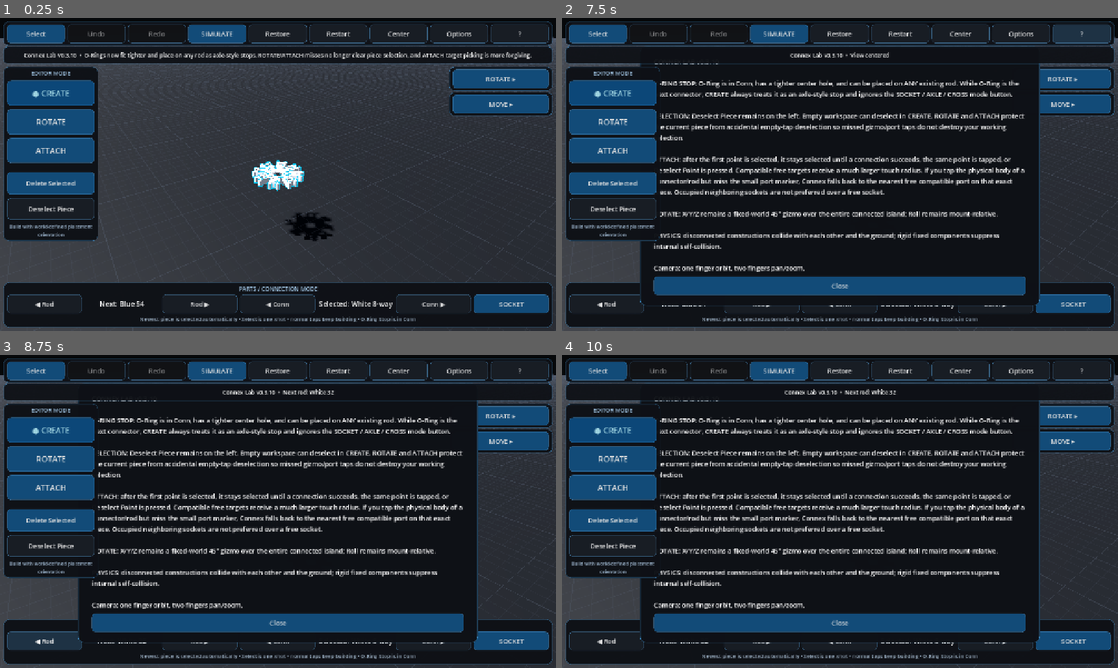
Above: before the commit, frames 1-4 (two rows, left to right).
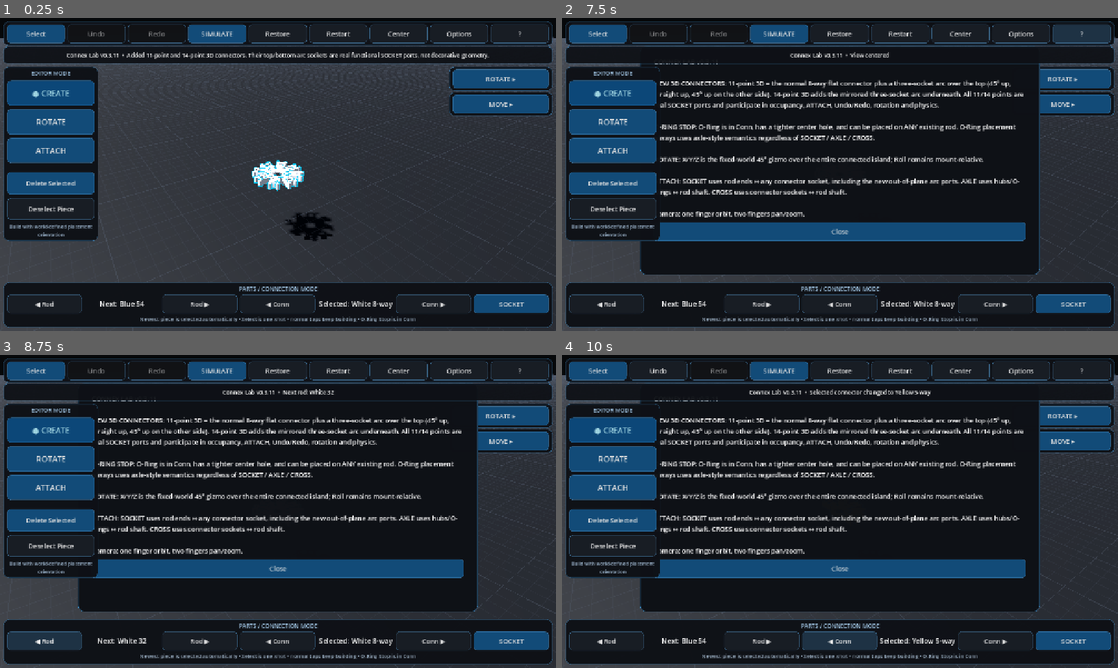
Above: after the commit, the same moments.

Repository: pixel375/connex
Game: Godot game, scene res://Main.tscn
The game is run twice, just before and just after one commit, with the same random seed, the same clock (stepped at 60 frames per second) and the same inputs.
Inputs:
- Up to frame 1 (0.25 s): no input
- Up to frame 2 (7.5 s): click "Restart" at 0.5 s; click "Restart" at 1.25 s; click "Restart" at 2 s; click "Select" at 2.75 s; click "SELECT…" at 3.5 s; click "SIMULATE" at 4.25 s; click "BUILD" at 5 s; click "Restore" at 5.75 s; click "Center" at 6.5 s; click "?" at 7.25 s
- Up to frame 3 (8.75 s): click "◀ Rod" at 8 s
- Up to frame 4 (10 s): click "Rod ▶" at 8.75 s; click "◀ Conn" at 9.5 s

The runs differ from the first frame. In frame 1, 1.0% of the frame differs, in the area x 4-96%, y 10-14%; in frame 2, 16%; in frame 3, 16%; in frame 4, 17%, in the area x 14-86%, y 4-95%.

Commit message:
Point Main scene to v0.3.11

Diff:
--- a/Main.tscn
+++ b/Main.tscn
@@ -1,6 +1,6 @@
 [gd_scene load_steps=2 format=3]
 
-[ext_resource type="Script" path="res://scripts/main_v040.gd" id="1_main"]
+[ext_resource type="Script" path="res://scripts/main_v041.gd" id="1_main"]
 
 [node name="Main" type="Node3D"]
 script = ExtResource("1_main")
